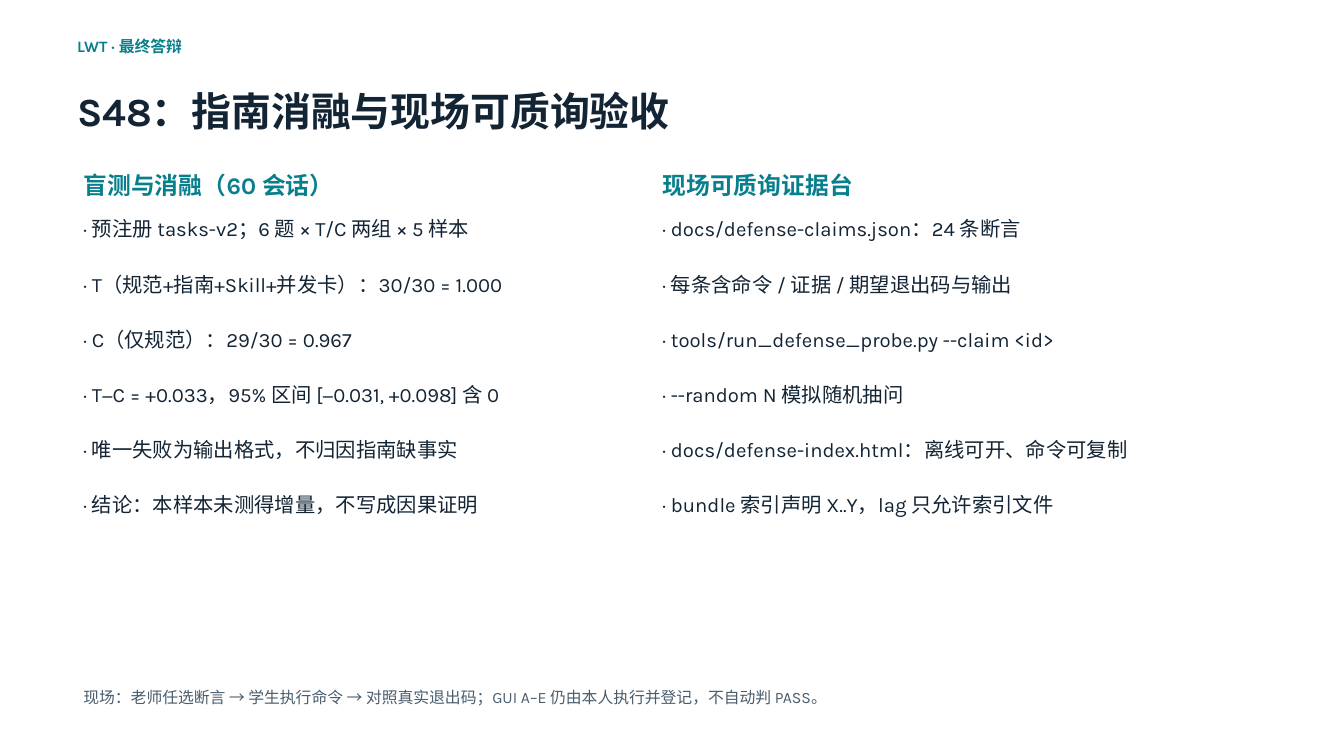
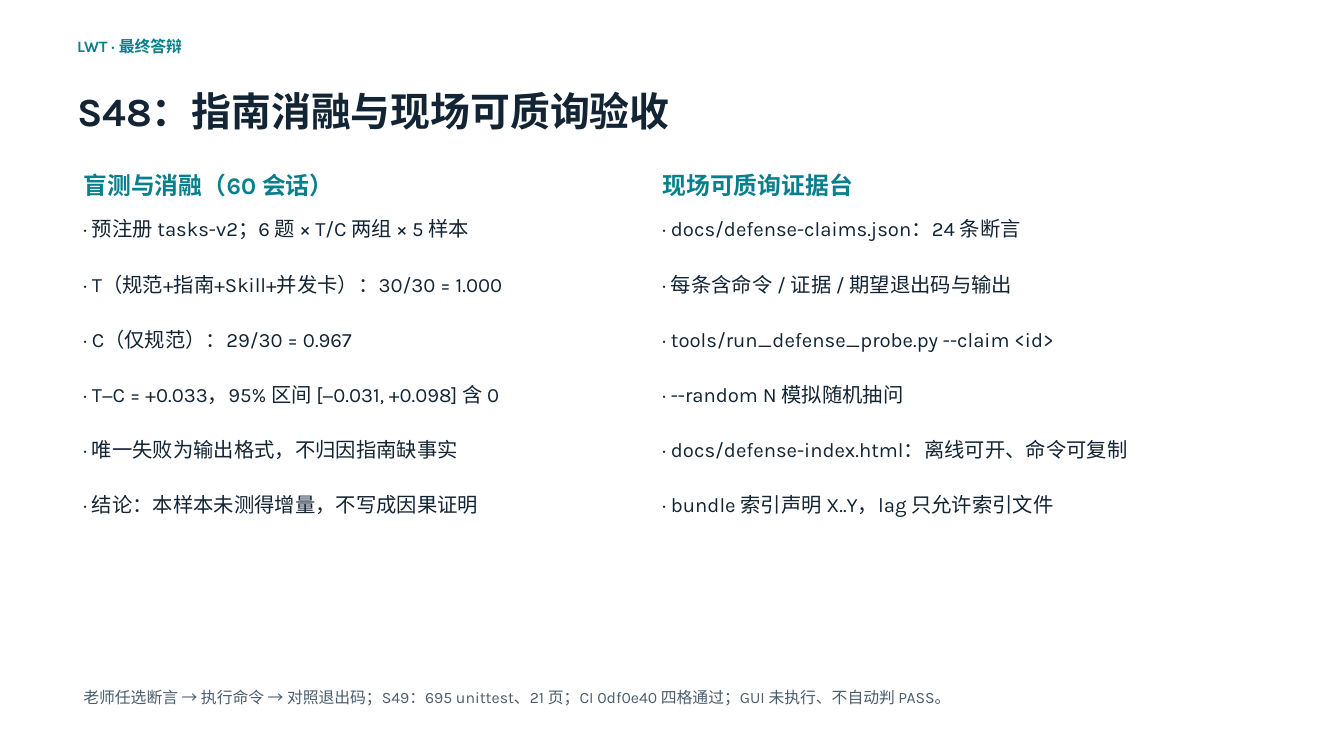
Before and after one commit to 05T1925/Interpreted-general-purpose-scripting-language-LWT, a slide deck: slide 21 of slides/LWT介绍.pptx. Drawn at 1344x756 pixels with LibreOffice and Linux fonts; fonts in the diff are those of the drawing. Boxes give left, top, right and bottom in pixels: in the first picture for what was removed or moved away, otherwise in the second. Text is boxed around its words. In the diff, an @@ line names an element or a change of style, - is before the commit and + after.

```diff
--- a/slides/LWT介绍.pptx
+++ b/slides/LWT介绍.pptx
@@ text at [83, 689, 950, 706]: text changed @@
-现场：老师任选断言 → 学生执行命令 → 对照真实退出码；GUI A–E 仍由本人执行并登记，不自动判 PASS。
+老师任选断言 → 执行命令 → 对照退出码；S49：695 unittest、21 页；CI 0df0e40 四格通过；GUI 未执行、不自动判 PASS。
```
Also in this commit, not shown: 3 other slides changed, 21 other files.
